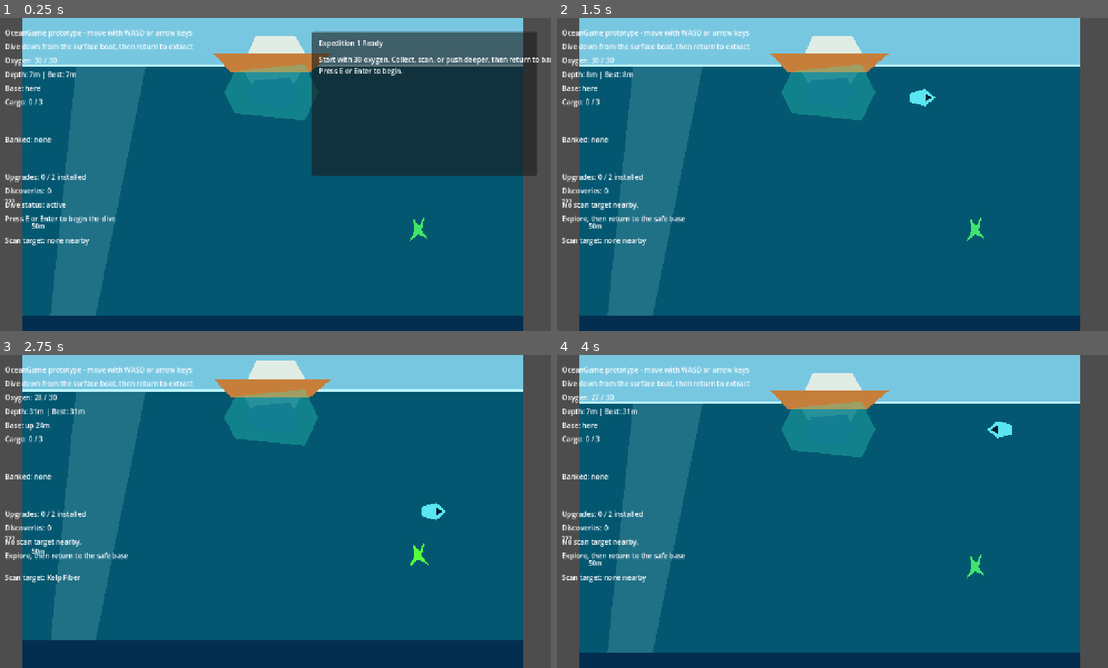
Above: before the commit, frames 1-4 (two rows, left to right).
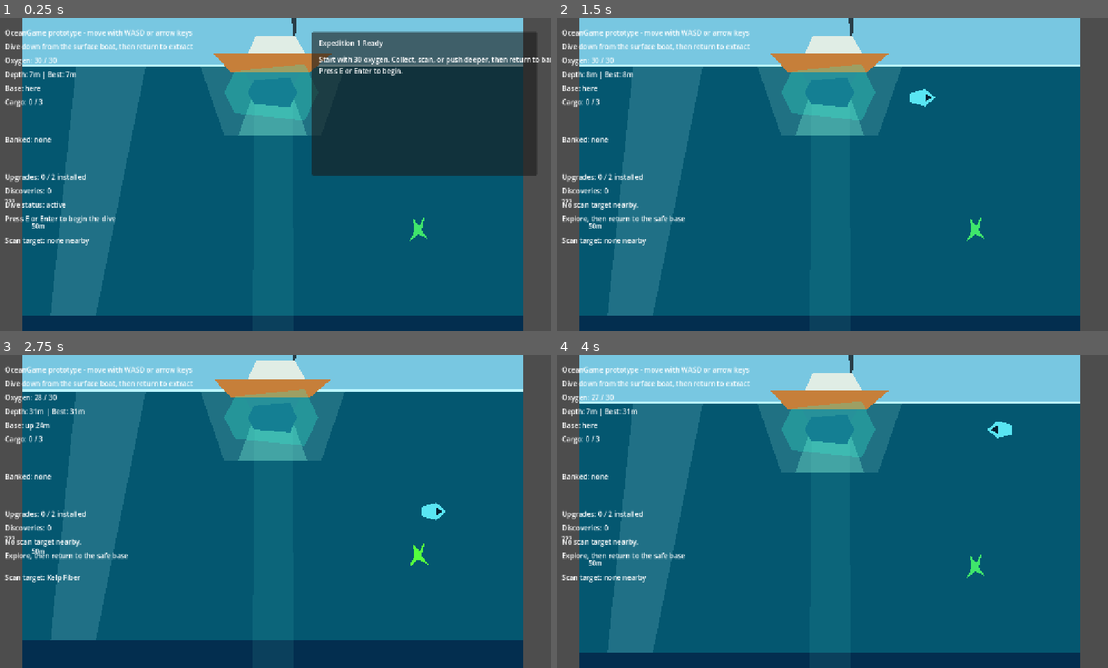
Above: after the commit, the same moments.

Repository: joeypshell/OceanGame
Game: Godot game, scene res://scenes/Main.tscn
The game is run twice, just before and just after one commit, with the same random seed, the same clock (stepped at 60 frames per second) and the same inputs.
Inputs:
- Up to frame 1 (0.25 s): no input
- Up to frame 2 (1.5 s): tap E (interact) at 0.5, 0.6 s; hold D (move_right) 0.53-1.28 s; hold S (move_down) from 1.28 s (still down); tap F (scan) at 1.35 s
- Up to frame 3 (2.75 s): release S (move_down) at 2.03 s; hold D (move_right) from 2.03 s (still down); tap E (interact) at 2.1 s
- Up to frame 4 (4 s): release D (move_right) at 2.78 s; hold W (move_up) 2.78-3.53 s; tap F (scan) at 2.85 s; hold A (move_left) from 3.53 s (still down); tap E (interact) at 3.6 s

The runs differ from the first frame. In frame 1, 2.0% of the frame differs, in the area x 36-57%, y 0-38%; in frame 2, 2.8%, in the area x 36-63%, y 0-38%; in frame 3, 2.8%; in frame 4, 2.8%.

Commit message:
Resolve #47 improve route readability

Diff:
--- a/scenes/Main.tscn
+++ b/scenes/Main.tscn
@@ -51,10 +51,26 @@
 offset_bottom = 124.0
 color = Color(0.74, 0.96, 1, 1)
 
+[node name="BaseReturnColumn" type="Polygon2D" parent="."]
+color = Color(0.38, 1, 0.9, 0.09)
+polygon = PackedVector2Array(594, 124, 690, 124, 704, 2320, 578, 2320)
+
+[node name="SurfaceSafetyGlow" type="Polygon2D" parent="."]
+color = Color(0.72, 1, 0.9, 0.16)
+polygon = PackedVector2Array(454, 120, 826, 120, 764, 300, 516, 300)
+
 [node name="ShallowLightRays" type="Polygon2D" parent="."]
 color = Color(0.64, 0.91, 0.93, 0.18)
 polygon = PackedVector2Array(138, 122, 316, 122, 188, 760, 72, 760)
 
+[node name="ShallowKelpSilhouette" type="Polygon2D" parent="."]
+color = Color(0.08, 0.34, 0.24, 0.34)
+polygon = PackedVector2Array(54, 660, 76, 560, 96, 666, 134, 520, 148, 670, 190, 590, 204, 680, 0, 680, 0, 720, 224, 720)
+
+[node name="MidwaterShelf" type="Polygon2D" parent="."]
+color = Color(0.035, 0.1, 0.15, 0.62)
+polygon = PackedVector2Array(0, 1328, 244, 1304, 468, 1350, 720, 1308, 1280, 1366, 1280, 1460, 0, 1460)
+
 [node name="MidwaterWreckSilhouette" type="Polygon2D" parent="."]
 color = Color(0.02, 0.08, 0.12, 0.55)
 polygon = PackedVector2Array(850, 1060, 1160, 1120, 1118, 1210, 782, 1168)
@@ -63,6 +79,10 @@
 color = Color(0.52, 1, 0.22, 0.24)
 polygon = PackedVector2Array(806, 1420, 974, 1420, 1038, 1760, 744, 1760)
 
+[node name="DeepPressureHaze" type="Polygon2D" parent="."]
+color = Color(0.28, 0.42, 0.8, 0.12)
+polygon = PackedVector2Array(0, 1460, 1280, 1460, 1280, 2320, 0, 2320)
+
 [node name="DeepRewardLure" type="Node2D" parent="."]
 visible = false
 
@@ -80,6 +100,10 @@
 
 [node name="PressureLockedWreck" type="Node2D" parent="."]
 
+[node name="PromiseGlow" type="Polygon2D" parent="PressureLockedWreck"]
+color = Color(0.64, 1, 1, 0.16)
+polygon = PackedVector2Array(1038, 1450, 1240, 1392, 1310, 1570, 1210, 1746, 1016, 1686, 940, 1548)
+
 [node name="PressureShimmer" type="Polygon2D" parent="PressureLockedWreck"]
 color = Color(0.42, 0.84, 1, 0.28)
 polygon = PackedVector2Array(1048, 1370, 1090, 1398, 1082, 1905, 1036, 1880)
@@ -95,6 +119,10 @@
 [node name="SignalLight" type="Polygon2D" parent="PressureLockedWreck"]
 color = Color(0.86, 1, 0.32, 0.76)
 polygon = PackedVector2Array(1118, 1494, 1138, 1474, 1162, 1496, 1140, 1518)
+
+[node name="SignalHalo" type="Polygon2D" parent="PressureLockedWreck"]
+color = Color(0.86, 1, 0.32, 0.18)
+polygon = PackedVector2Array(1082, 1496, 1140, 1436, 1200, 1496, 1140, 1558)
 
 [node name="PressureLabel" type="Label" parent="PressureLockedWreck"]
 offset_left = 894.0
@@ -195,6 +223,14 @@
 [node name="SurfaceBaseArt" type="Node2D" parent="."]
 position = Vector2(640, 92)
 
+[node name="BeaconMast" type="Polygon2D" parent="SurfaceBaseArt"]
+color = Color(0.16, 0.24, 0.28, 1)
+polygon = PackedVector2Array(48, -102, 62, -102, 58, -48, 52, -48)
+
+[node name="BeaconLight" type="Polygon2D" parent="SurfaceBaseArt"]
+color = Color(0.98, 1, 0.58, 0.9)
+polygon = PackedVector2Array(40, -122, 70, -122, 82, -102, 28, -102)
+
 [node name="BoatHull" type="Polygon2D" parent="SurfaceBaseArt"]
 color = Color(0.78, 0.5, 0.23, 1)
 polygon = PackedVector2Array(-150, 0, 150, 0, 96, 46, -108, 46)
@@ -206,6 +242,10 @@
 [node name="LabMoonpool" type="Polygon2D" parent="SurfaceBaseArt"]
 color = Color(0.14, 0.42, 0.52, 1)
 polygon = PackedVector2Array(-72, 46, 72, 46, 44, 96, -44, 96)
+
+[node name="MoonpoolLight" type="Polygon2D" parent="SurfaceBaseArt"]
+color = Color(0.52, 1, 0.88, 0.3)
+polygon = PackedVector2Array(-46, 92, 46, 92, 88, 208, -88, 208)
 
 [node name="Player" parent="." instance=ExtResource("1_player")]
 position = Vector2(640, 190)
@@ -599,6 +639,10 @@
 [node name="PredatorWarning" type="Node2D" parent="Predators"]
 position = Vector2(850, 1688)
 
+[node name="WarningRibs" type="Polygon2D" parent="Predators/PredatorWarning"]
+color = Color(1, 0.35, 0.18, 0.28)
+polygon = PackedVector2Array(-250, -68, -220, -34, -250, 0, -220, 34, -250, 68, -170, 36, -190, 0, -170, -36, 170, -36, 190, 0, 170, 36, 250, 68, 220, 34, 250, 0, 220, -34, 250, -68)
+
 [node name="WarningCurrent" type="Polygon2D" parent="Predators/PredatorWarning"]
 color = Color(1, 0.2, 0.12, 0.22)
 polygon = PackedVector2Array(-230, -22, 220, -34, 270, 0, 220, 34, -230, 22, -278, 0)
Not shown, changed: docs/current/GAMEPLAY.md
Not shown, changed: docs/current/ROADMAP.md
